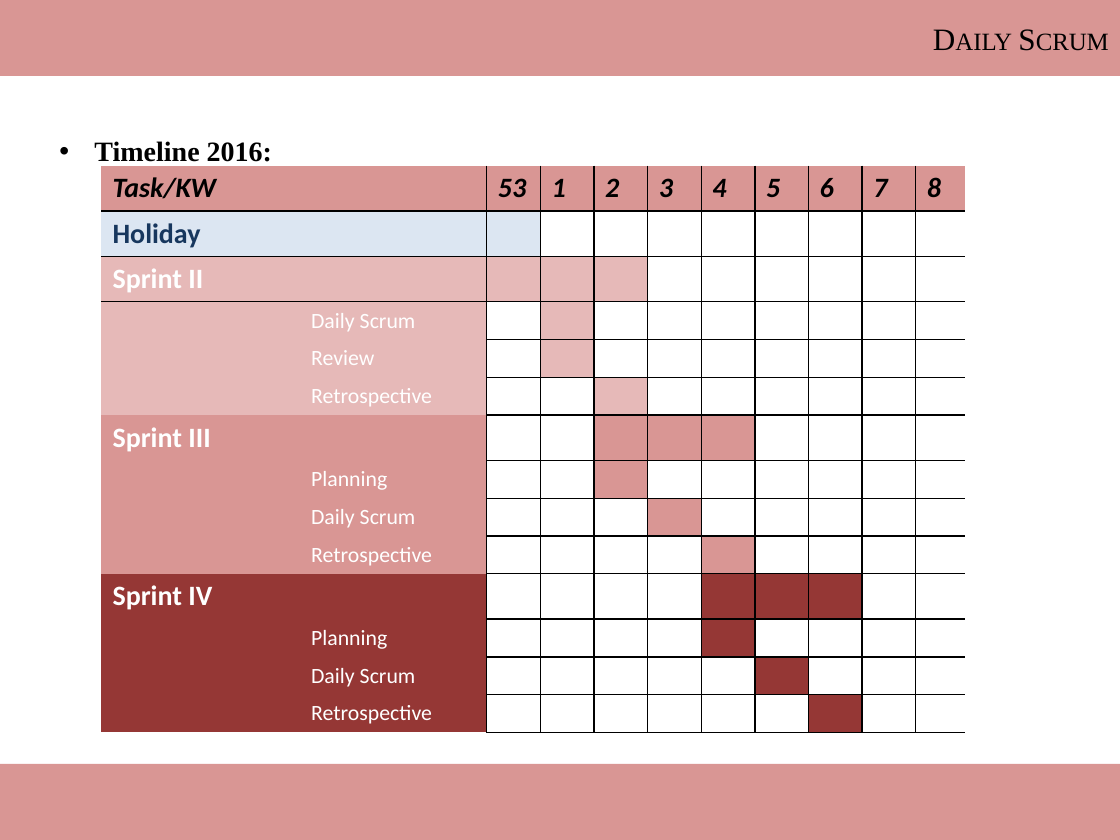
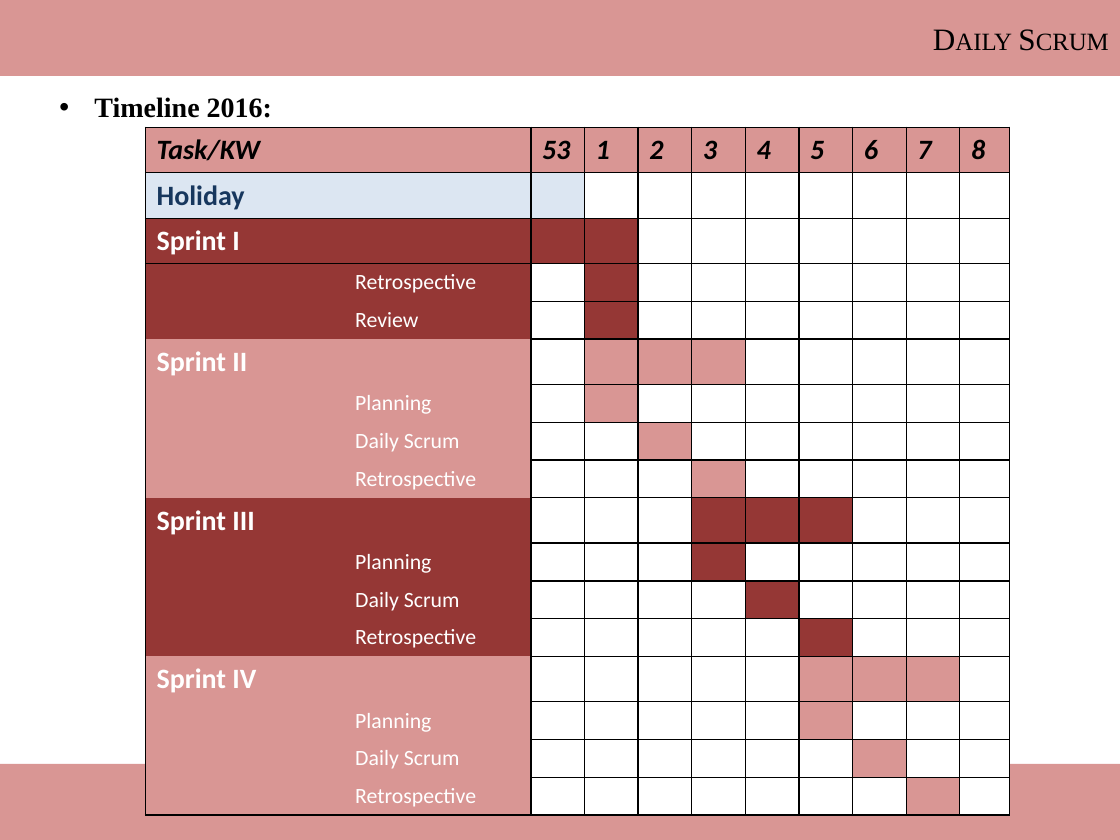
Before and after one commit to ThomasRoehl/ShopAdmin, a slide deck: slide 33 of Dokumentation/ShopAdmin_slidecollection.pptx. Drawn at 1120x840 pixels with LibreOffice and Linux fonts; fonts in the diff are those of the drawing. Boxes give left, top, right and bottom in pixels: in the first picture for what was removed or moved away, otherwise in the second. Text is boxed around its words. In the diff, an @@ line names an element or a change of style, - is before the commit and + after.

```diff
--- a/Dokumentation/ShopAdmin_slidecollection.pptx
+++ b/Dokumentation/ShopAdmin_slidecollection.pptx
@@ text "Timeline 2016:" rewrapped from (94,141,272,167) to (94,97,272,118) @@
@@ table at (146,128,1010,811) @@
+row 3: Sprint I |  |  |  |  |  |  |  |  |  | 
+row 4:  | Retrospective |  |  |  |  |  |  |  |  | 
+row 5:  | Review |  |  |  |  |  |  |  |  | 
+row 7:  | Planning |  |  |  |  |  |  |  |  | 
-row 5:  | Review |  |  |  |  |  |  |  |  | 
@@ table: place and size @@
-table at (102,166,967,728)
+table at (146,128,1010,811)
```
Also in this commit, not shown: 1 other slide changed, 2 other files.
